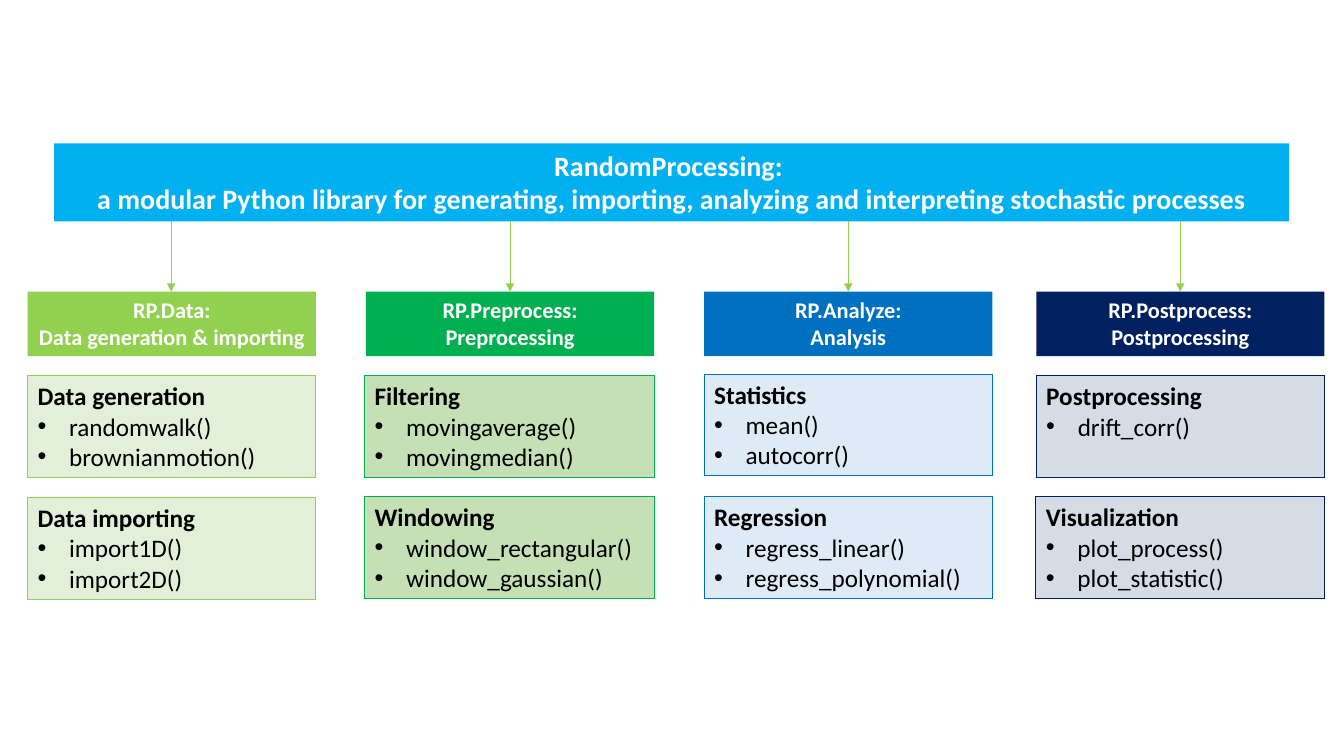
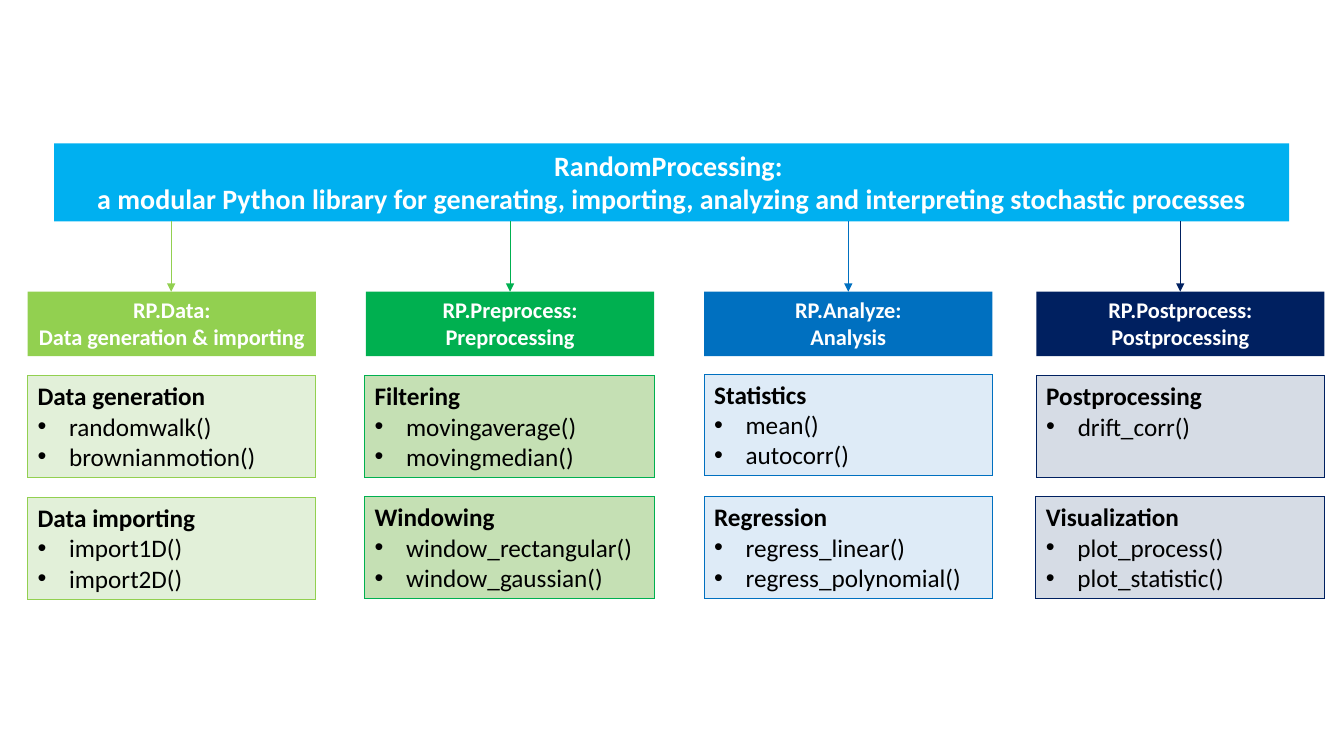
Before and after one commit to DylanKalisvaart/RandomProcessing, a slide deck: slide 1 of random-processing.pptx. Drawn at 1344x756 pixels with LibreOffice and Linux fonts; fonts in the diff are those of the drawing. Boxes give left, top, right and bottom in pixels: in the first picture for what was removed or moved away, otherwise in the second. Text is boxed around its words. In the diff, an @@ line names an element or a change of style, - is before the commit and + after.

Commit message:
Changed coloring in pptx, added png of pipeline

```diff
--- a/random-processing.pptx
+++ b/random-processing.pptx
@@ arrow (510, 222) - (510, 291): stroke #92D050 0.5 pt to #00B050 0.5 pt @@
@@ arrow (849, 222) - (849, 291): stroke #92D050 0.5 pt to #0070C0 0.5 pt @@
@@ arrow (1181, 222) - (1181, 291): stroke #92D050 0.5 pt to #002060 0.5 pt @@
```
Also in this commit, not shown: 1 other file.
